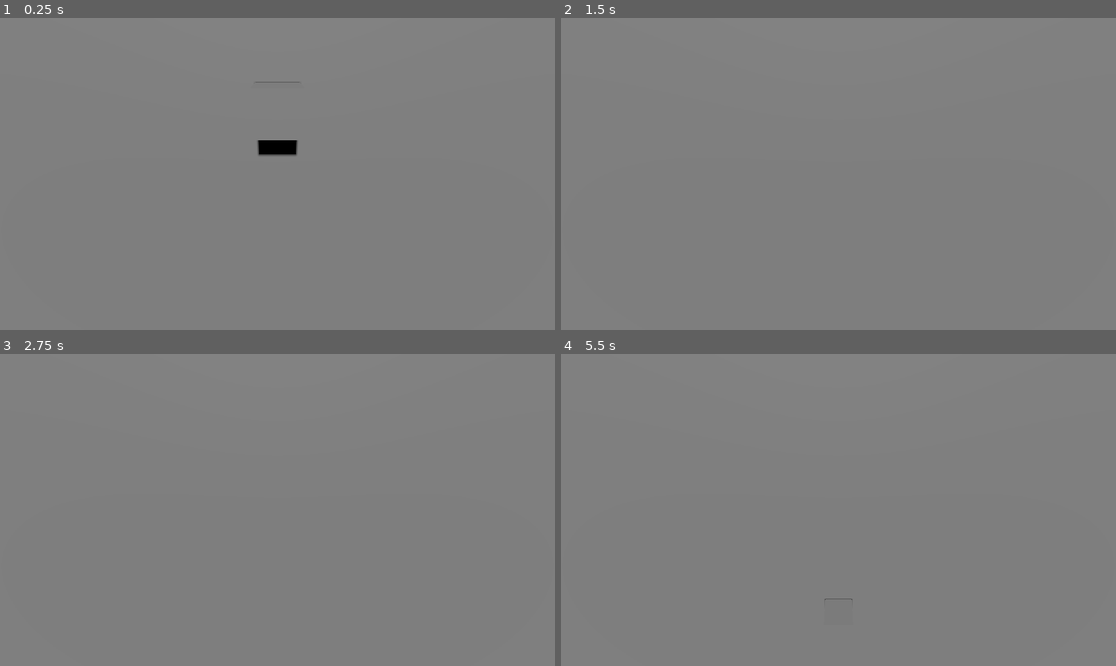
Above: before the commit, frames 1-4 (two rows, left to right).
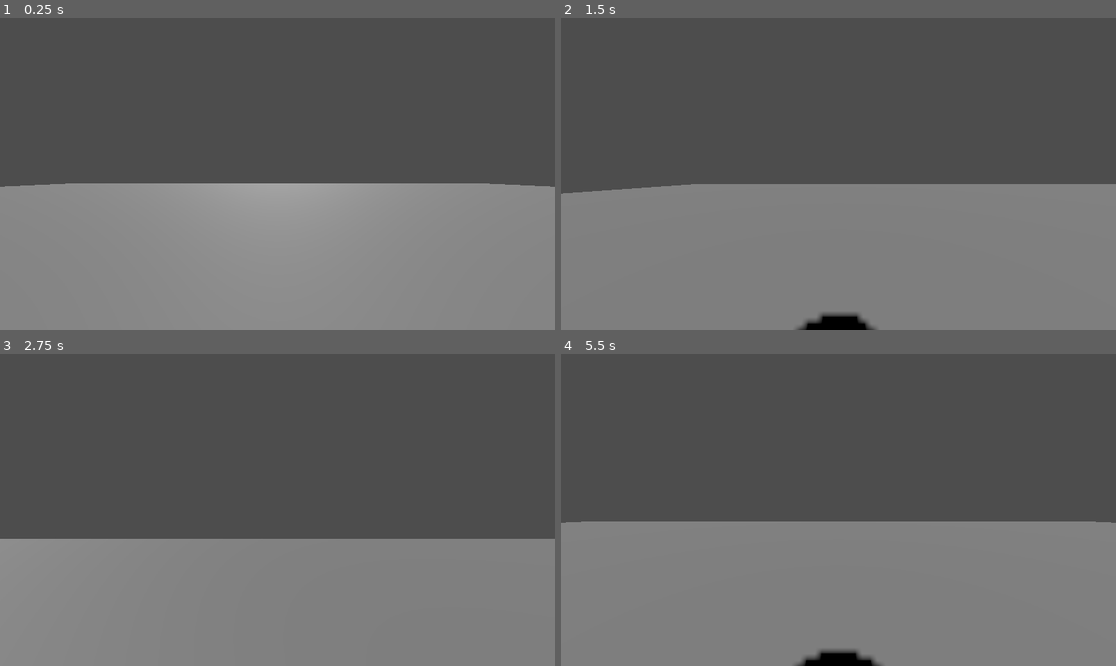
Above: after the commit, the same moments.

Repository: Nathan-Estrada/sentry-game
Game: Godot game, scene res://main.tscn
Two runs of this game, one before a commit and one after it. Both use one fixed random seed, a clock stepped at 60 frames per second and the inputs below. The project has no main scene, so this scene is started directly.
Inputs:
- Up to frame 1 (0.25 s): no input
- Up to frame 2 (1.5 s): tap Enter at 0.5 s; hold D (move_right) 0.53-1.28 s; hold S (move_back) from 1.28 s (still down)
- Up to frame 3 (2.75 s): release S (move_back) at 2.03 s; hold D (move_right) from 2.03 s (still down)
- Up to frame 4 (5.5 s): release D (move_right) at 2.78 s; hold W (move_forward) 2.78-3.53 s; tap Space at 3.5 s; hold A (move_left) 3.53-5.03 s; tap Enter at 4.25 s; hold S (move_back) from 5.03 s (still down)

The runs differ from the first frame. In frame 1, 56% of the frame differs, in the area x 0-100%, y 0-66%; in frame 2, 54%; in frame 3, 59%, in the area x 0-100%, y 0-60%; in frame 4, 54%.

Commit message:
First person camera implemented

Diff:
--- a/main.tscn
+++ b/main.tscn
@@ -25,8 +25,3 @@
 
 [node name="Player" parent="." instance=ExtResource("1_kgjde")]
 transform = Transform3D(1, 0, 0, 0, 1, 0, 0, 0, 1, 0, 1, 0)
-
-[node name="CameraPivot" type="Marker3D" parent="."]
-transform = Transform3D(1, 0, 0, 0, -0.5, 0.866025, 0, -0.866025, -0.5, 0, 5, -1)
-
-[node name="Camera3D" type="Camera3D" parent="CameraPivot"]
--- a/player.tscn
+++ b/player.tscn
@@ -2,18 +2,20 @@
 
 [ext_resource type="Script" path="res://player.gd" id="1_dq1lj"]
 
-[sub_resource type="BoxShape3D" id="BoxShape3D_af3d1"]
+[sub_resource type="CapsuleShape3D" id="CapsuleShape3D_0lgph"]
 
-[sub_resource type="BoxMesh" id="BoxMesh_qaskr"]
+[sub_resource type="CapsuleMesh" id="CapsuleMesh_yi208"]
 
 [node name="Player" type="CharacterBody3D"]
 script = ExtResource("1_dq1lj")
 
 [node name="Pivot" type="Node3D" parent="."]
-visible = false
+transform = Transform3D(1, 0, 0, 0, 1, 0, 0, 0, 1, 0, 0.374909, 0)
+
+[node name="Camera3D" type="Camera3D" parent="Pivot"]
 
 [node name="CollisionShape3D" type="CollisionShape3D" parent="."]
-shape = SubResource("BoxShape3D_af3d1")
+shape = SubResource("CapsuleShape3D_0lgph")
 
 [node name="MeshInstance3D" type="MeshInstance3D" parent="."]
-mesh = SubResource("BoxMesh_qaskr")
+mesh = SubResource("CapsuleMesh_yi208")
